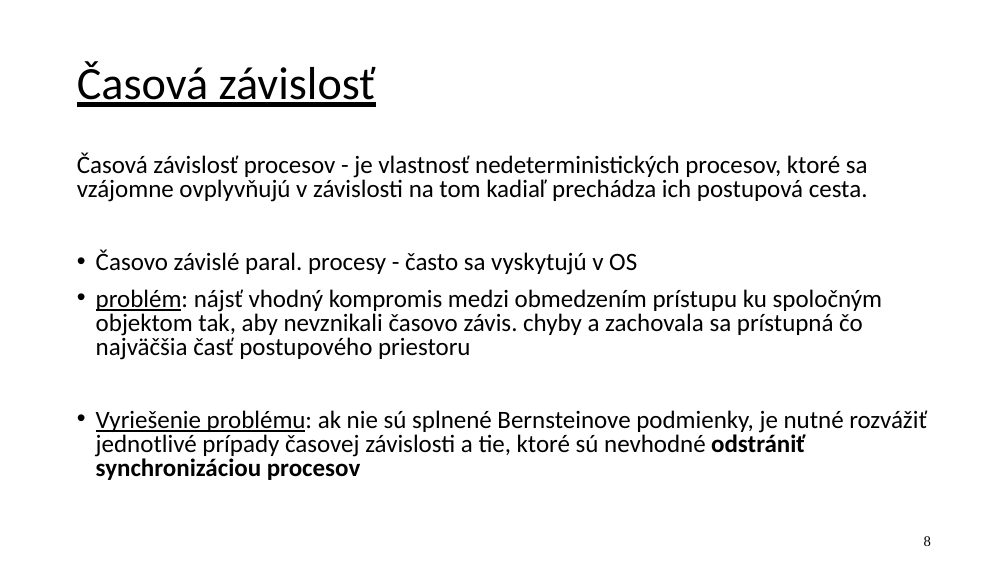
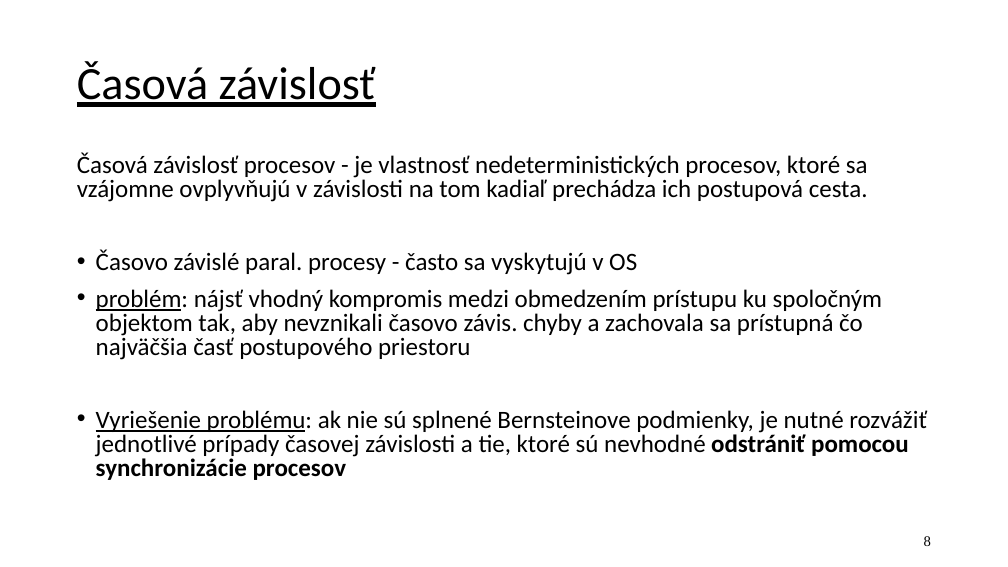
Before and after one commit to jb23lm87/OS-prednasky, a slide deck: slide 8 of OS 2 Úvod do paralélnych procesov a synchronizácie.pptx. Drawn at 1008x567 pixels with LibreOffice and Linux fonts; fonts in the diff are those of the drawing. Boxes give left, top, right and bottom in pixels: in the first picture for what was removed or moved away, otherwise in the second. Text is boxed around its words. In the diff, an @@ line names an element or a change of style, - is before the commit and + after.

```diff
--- a/OS 2 Úvod do paralélnych procesov a synchronizácie.pptx
+++ b/OS 2 Úvod do paralélnych procesov a synchronizácie.pptx
@@ text at [96,410,927,480]: text changed @@
-• Vyriešenie problému: ak nie sú splnené Bernsteinove podmienky, je nutné rozvážiť jednotlivé prípady časovej závislosti a tie, ktoré sú nevhodné odstrániť synchronizáciou procesov
+• Vyriešenie problému: ak nie sú splnené Bernsteinove podmienky, je nutné rozvážiť jednotlivé prípady časovej závislosti a tie, ktoré sú nevhodné odstrániť pomocou synchronizácie procesov
```
Also in this commit, not shown: 13 other slides changed, 7 slides added, 8 slides removed.
